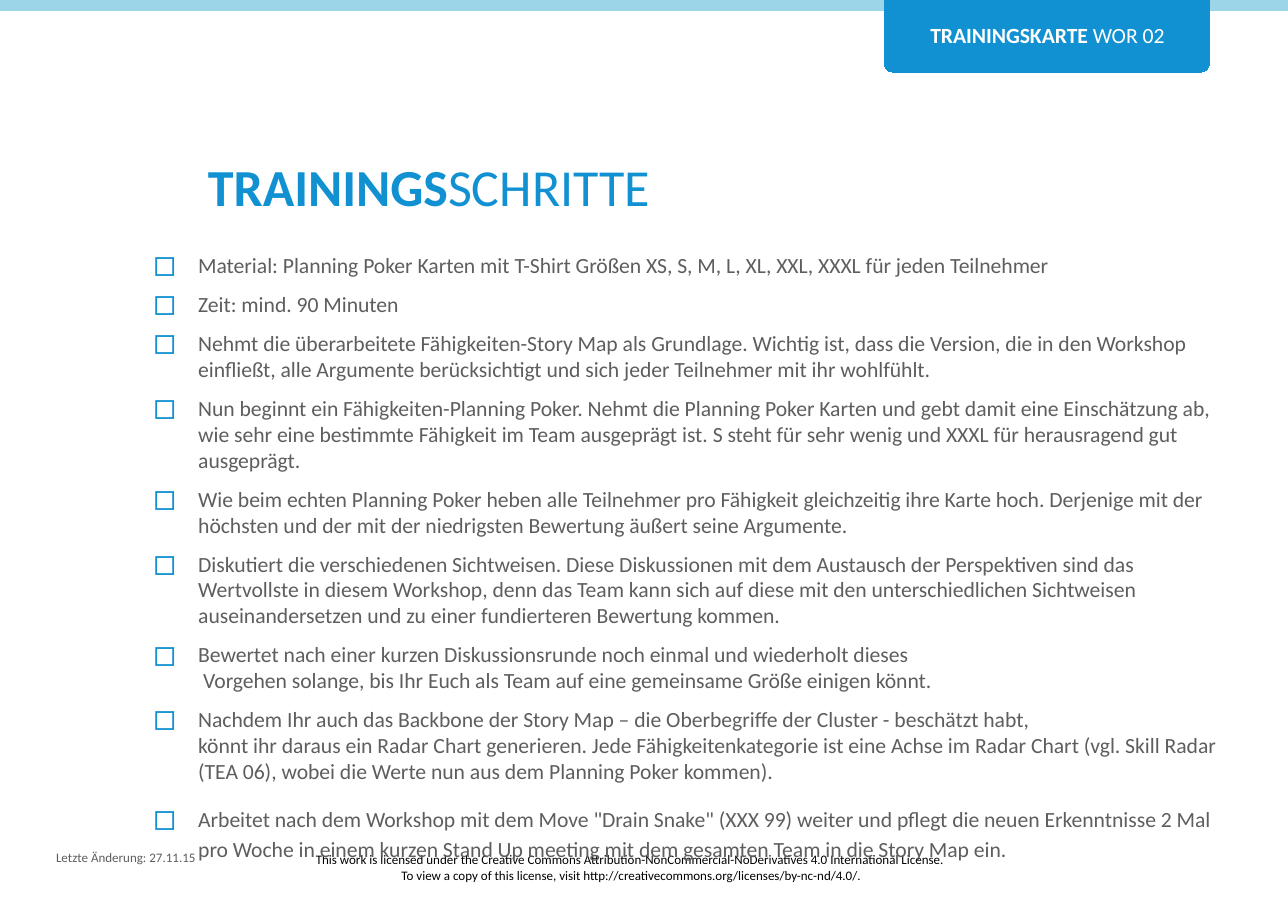
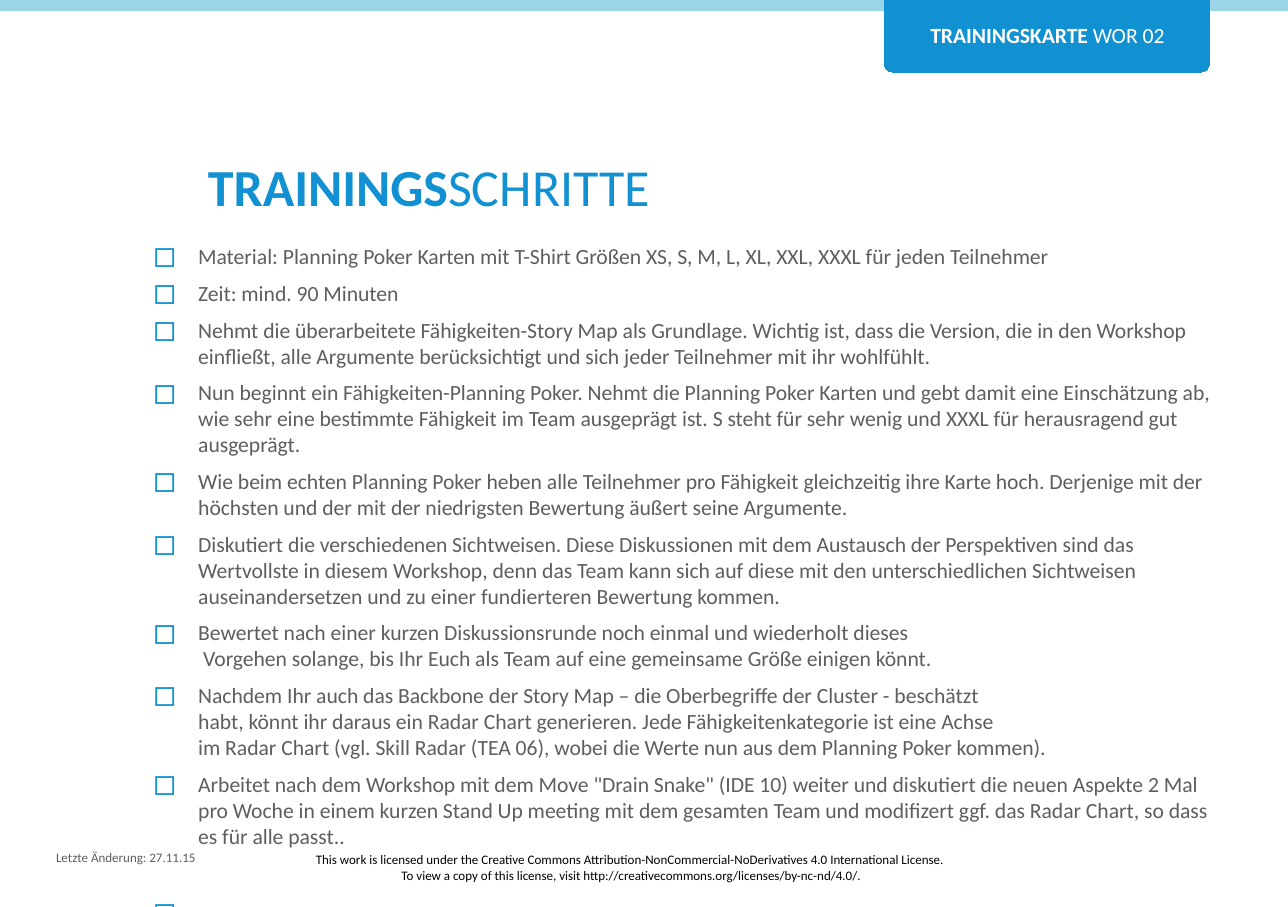
Before and after one commit to Teamtool/training-materials, a slide deck: slide 2 of training-cards/agile moves/Workshops (WOR)/ger/apprentice/ger_WOR_02_Wie_gut_sind_wir_AM_A.pptx. Drawn at 1288x907 pixels with LibreOffice and Linux fonts; fonts in the diff are those of the drawing; background and template pictures are left out. Boxes give left, top, right and bottom in pixels: in the first picture for what was removed or moved away, otherwise in the second. Text is boxed around its words. In the diff, an @@ line names an element or a change of style, - is before the commit and + after.

```diff
--- a/training-cards/agile moves/Workshops (WOR)/ger/apprentice/ger_WOR_02_Wie_gut_sind_wir_AM_A.pptx
+++ b/training-cards/agile moves/Workshops (WOR)/ger/apprentice/ger_WOR_02_Wie_gut_sind_wir_AM_A.pptx
@@ text "Material: Planning Poker Karten mit ..." moved from (x1=198, y1=258, x2=1216, y2=831) to (x1=198, y1=249, x2=1210, y2=848) @@
@@ text at (x1=198, y1=249, x2=1210, y2=759): less space between paragraphs @@
@@ text at (x1=198, y1=776, x2=1208, y2=848): text changed @@
-◻ Arbeitet nach dem Workshop mit dem Move "Drain Snake" (XXX 99) weiter und pflegt die neuen Erkenntnisse 2 Mal pro Woche in einem kurzen Stand Up meeting mit dem gesamten Team in die Story Map ein.
+◻ Arbeitet nach dem Workshop mit dem Move "Drain Snake" (IDE 10) weiter und diskutiert die neuen Aspekte 2 Mal pro Woche in einem kurzen Stand Up meeting mit dem gesamten Team und modifizert ggf. das Radar Chart, so dass es für alle passt..
```
Also in this commit, not shown: 1 other slide changed, 6 other files.
